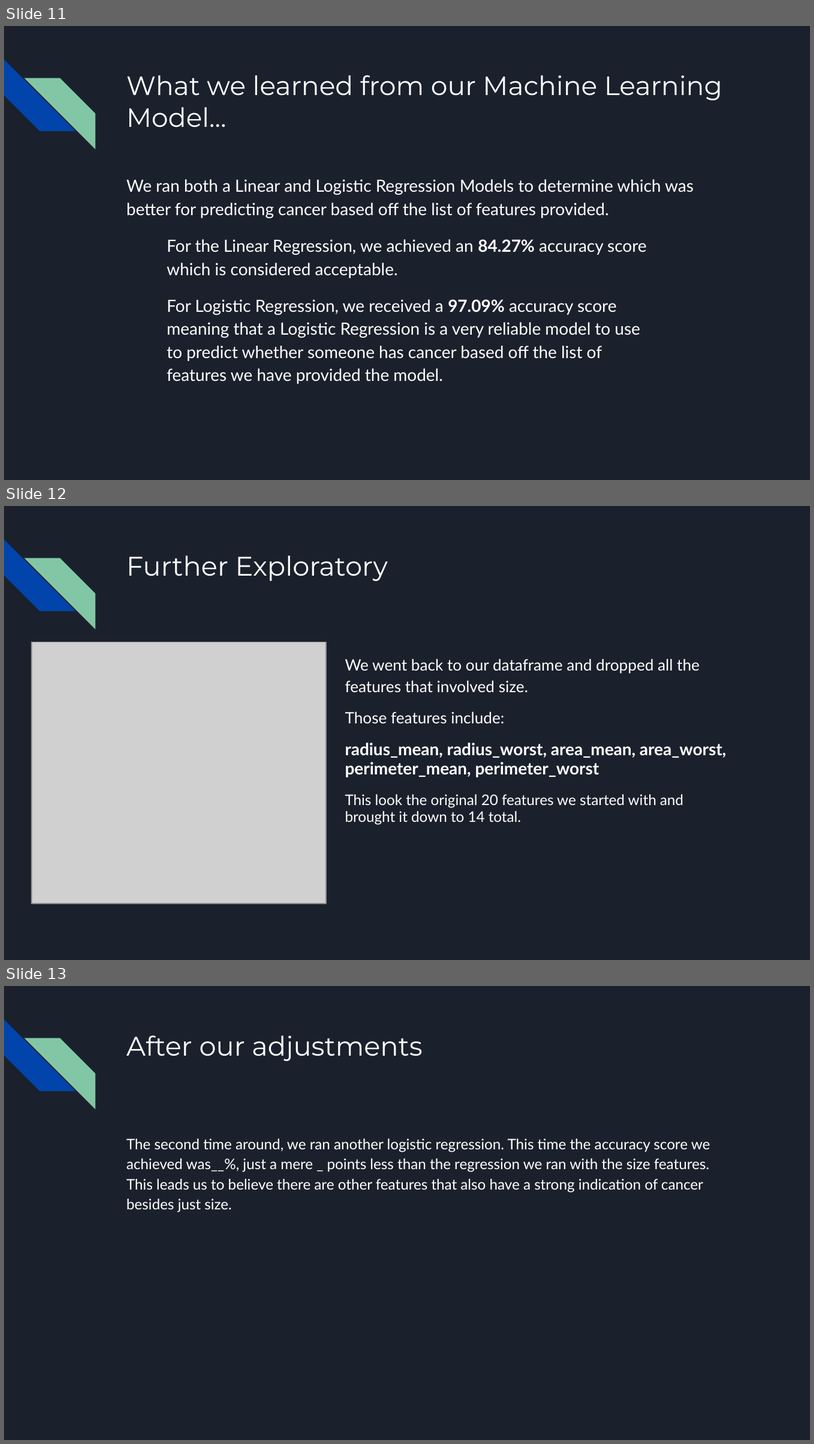
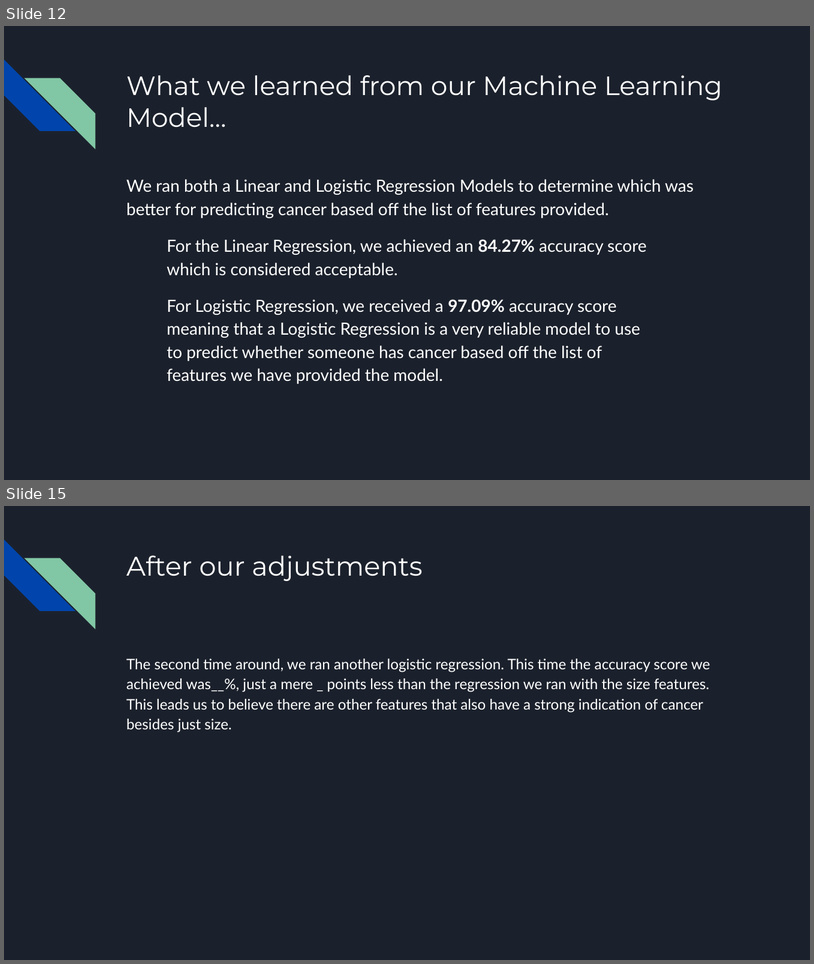
Before and after one commit to brojas12/Group_Project_4, a slide deck: Predicting the Presence of Cancer in Breast Cancer Cells.pptx. Shown one above the other, each under a label of ours: slides 11, 12 and 13 before the commit, slides 12 and 15 after it; the slides between them are not shown. The pictures are 814x1444 and 814x964 pixels, drawn with LibreOffice and Linux fonts; fonts in the diff are those of the drawing; grey boxes stand for pictures. Boxes give left, top, right and bottom in pixels: in the first picture for what was removed or moved away, otherwise in the second. Text is boxed around its words. In the diff, an @@ line names an element or a change of style, - is before the commit and + after.

```diff
--- a/Predicting the Presence of Cancer in Breast Cancer Cells.pptx
+++ b/Predicting the Presence of Cancer in Breast Cancer Cells.pptx
@@ slide 12 removed at (4,506,810,960), background #1B212C; not listed: 2 template elements that a slide beside it also shows @@
@@ title removed at (126,555,388,581) @@
-Further Exploratory
@@ picture removed at (32,642,327,904) @@
@@ text removed at (345,658,726,825) @@
-We went back to our dataframe and dropped all the features that involved size.
-Those features include:
-radius_mean, radius_worst, area_mean, area_worst, perimeter_mean, perimeter_worst
-This look the original 20 features we started with and brought it down to 14 total.
@@ what was slide 11 is now slide 12 @@
@@ what was slide 13 is now slide 15 @@
```
Also in this commit, not shown: 4 slides changed, 4 slides added, 1 other slide removed.
